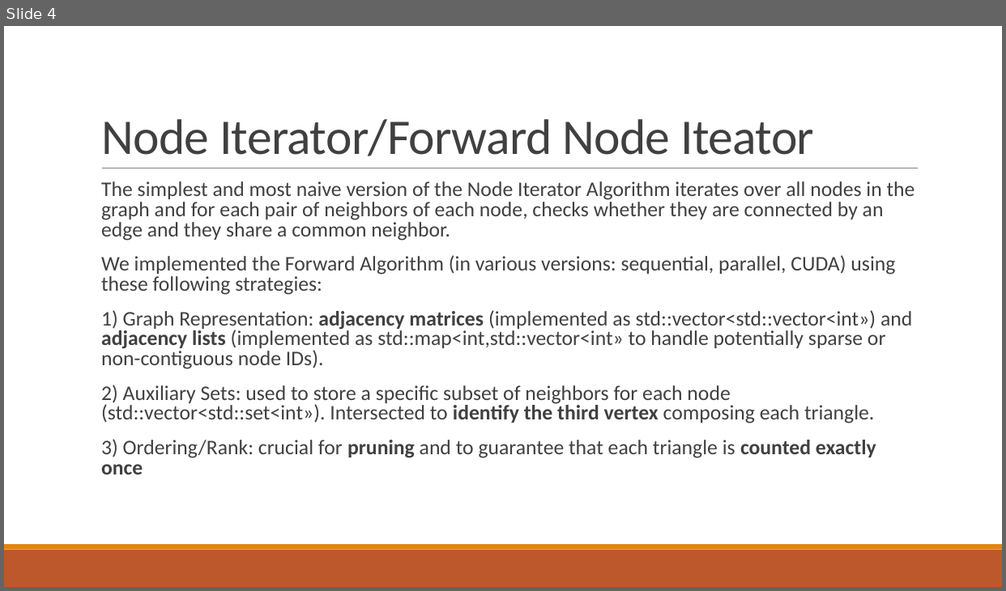
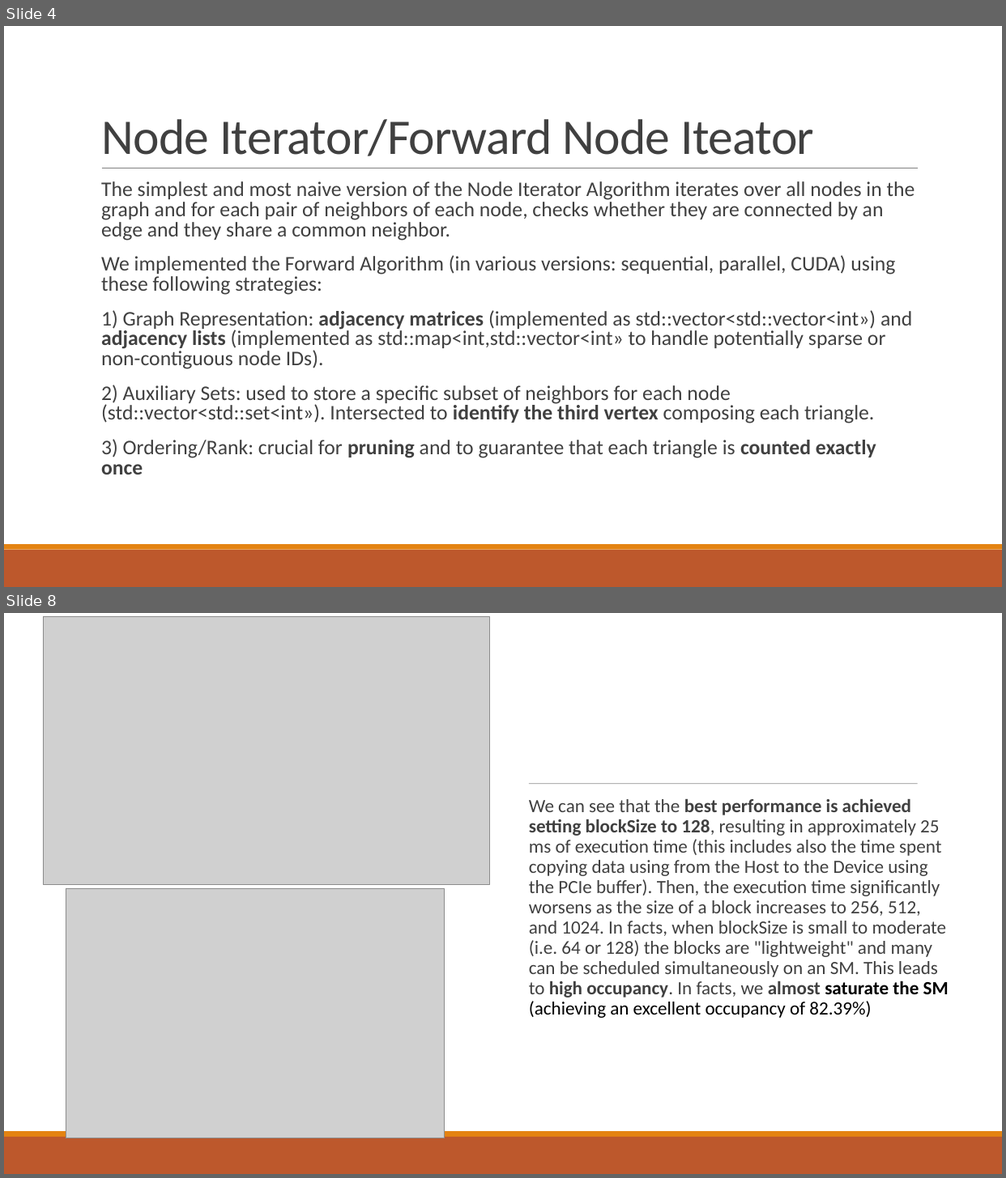
Before and after one commit to RiccardoRevalor/ParallelTriangleCounting, a slide deck: presentation.pptx. Shown one above the other, each under a label of ours: slide 4 before the commit, slides 4 and 8 after it; the slides between them are not shown. The pictures are 1006x591 and 1006x1178 pixels, drawn with LibreOffice and Linux fonts; fonts in the diff are those of the drawing; grey boxes stand for pictures. Boxes give left, top, right and bottom in pixels: in the first picture for what was removed or moved away, otherwise in the second. Text is boxed around its words. In the diff, an @@ line names an element or a change of style, - is before the commit and + after.

```diff
--- a/presentation.pptx
+++ b/presentation.pptx
@@ slide 8 added at (x1=4, y1=613, x2=1002, y2=1174), background #FFFFFF @@
@@ rectangle added at (x1=4, y1=613, x2=1002, y2=1131), fill #FFFFFF @@
@@ picture added at (x1=43, y1=617, x2=489, y2=884) @@
@@ line added from (529, 784) to (918, 784), #808080 0.5 pt @@
@@ text added at (x1=529, y1=799, x2=948, y2=1018), 18 pt, text #404040 @@
+We can see that the best performance is achieved setting blockSize to 128, resulting in approximately 25 ms of execution time (this includes also the time spent copying data using from the Host to the Device using the PCIe buffer). Then, the execution time significantly worsens as the size of a block increases to 256, 512, and 1024. In facts, when blockSize is small to moderate (i.e. 64 or 128) the blocks are "lightweight" and many can be scheduled simultaneously on an SM. This leads to high occupancy. In facts, we almost saturate the SM (achieving an excellent occupancy of 82.39%)
@@ picture added at (x1=66, y1=888, x2=444, y2=1139) @@
@@ rectangle added at (x1=4, y1=1131, x2=1002, y2=1137), fill #E48312 @@
@@ rectangle added at (x1=4, y1=1137, x2=1002, y2=1174), fill #BD582C @@
```
Also in this commit, not shown: 4 other slides added, 1 other file.
